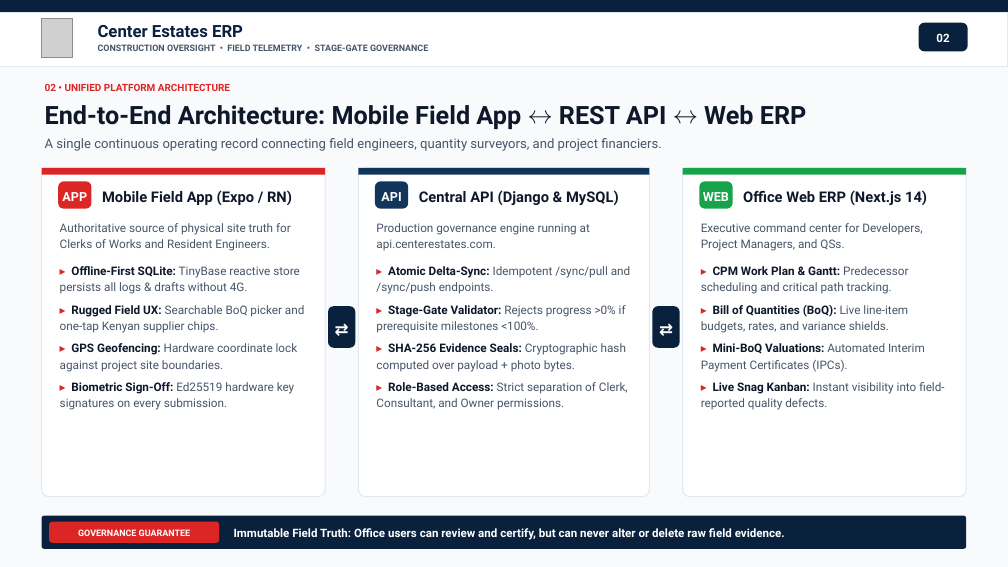
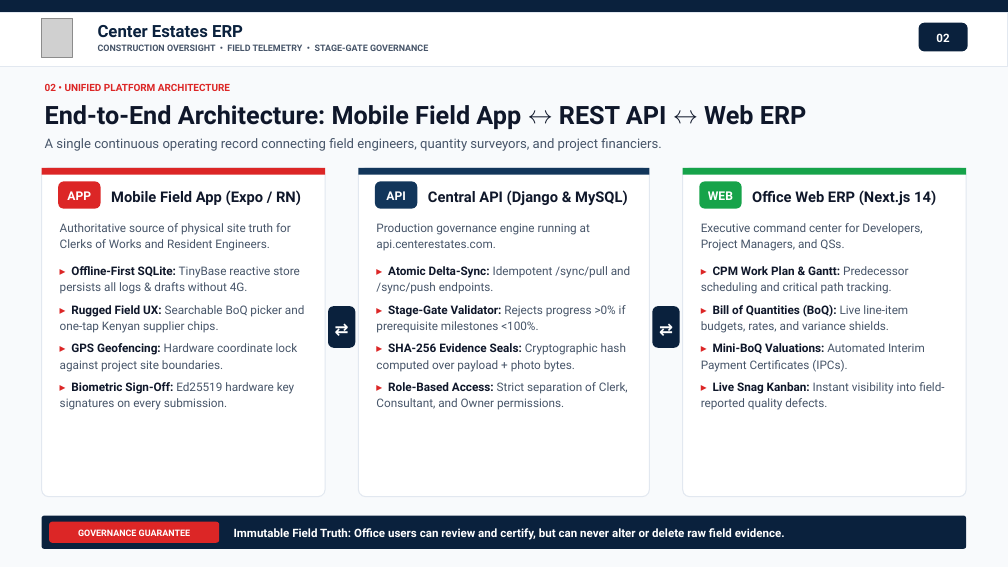
Before and after one commit to samnmbuguah/Center_Estates, a slide deck: slide 3 of docs/presentations/Center_Estates_Construction_and_Mobile_Presentation.pptx. Drawn at 1008x567 pixels with LibreOffice and Linux fonts; fonts in the diff are those of the drawing; grey boxes stand for pictures. Boxes give left, top, right and bottom in pixels: in the first picture for what was removed or moved away, otherwise in the second. Text is boxed around its words. In the diff, an @@ line names an element or a change of style, - is before the commit and + after.

```diff
--- a/docs/presentations/Center_Estates_Construction_and_Mobile_Presentation.pptx
+++ b/docs/presentations/Center_Estates_Construction_and_Mobile_Presentation.pptx
@@ rounded rectangle: place and size @@
-rounded rectangle at (58, 181, 91, 209)
+rounded rectangle at (58, 181, 101, 209)
@@ text "Mobile Field App (Expo / ...": place and size @@
-text "Mobile Field App (Expo / ..." at (102, 190, 292, 205)
+text "Mobile Field App (Expo / ..." at (111, 190, 301, 205)
@@ rounded rectangle: place and size @@
-rounded rectangle at (375, 181, 408, 209)
+rounded rectangle at (375, 181, 417, 209)
@@ text "Central API (Django & MySQL)": place and size @@
-text "Central API (Django & MySQL)" at (419, 190, 619, 205)
+text "Central API (Django & MySQL)" at (428, 190, 628, 205)
@@ size 12 to 11.5 pt in 3 elements at (386, 191, 405, 200), (67, 191, 91, 200), (708, 191, 733, 200) @@
@@ rounded rectangle: place and size @@
-rounded rectangle at (699, 181, 733, 209)
+rounded rectangle at (699, 181, 742, 209)
@@ text "Office Web ERP (Next.js 14)": place and size @@
-text "Office Web ERP (Next.js 14)" at (743, 190, 927, 205)
+text "Office Web ERP (Next.js 14)" at (752, 190, 936, 205)
```
Also in this commit, not shown: 8 other slides changed, 15 other files.
